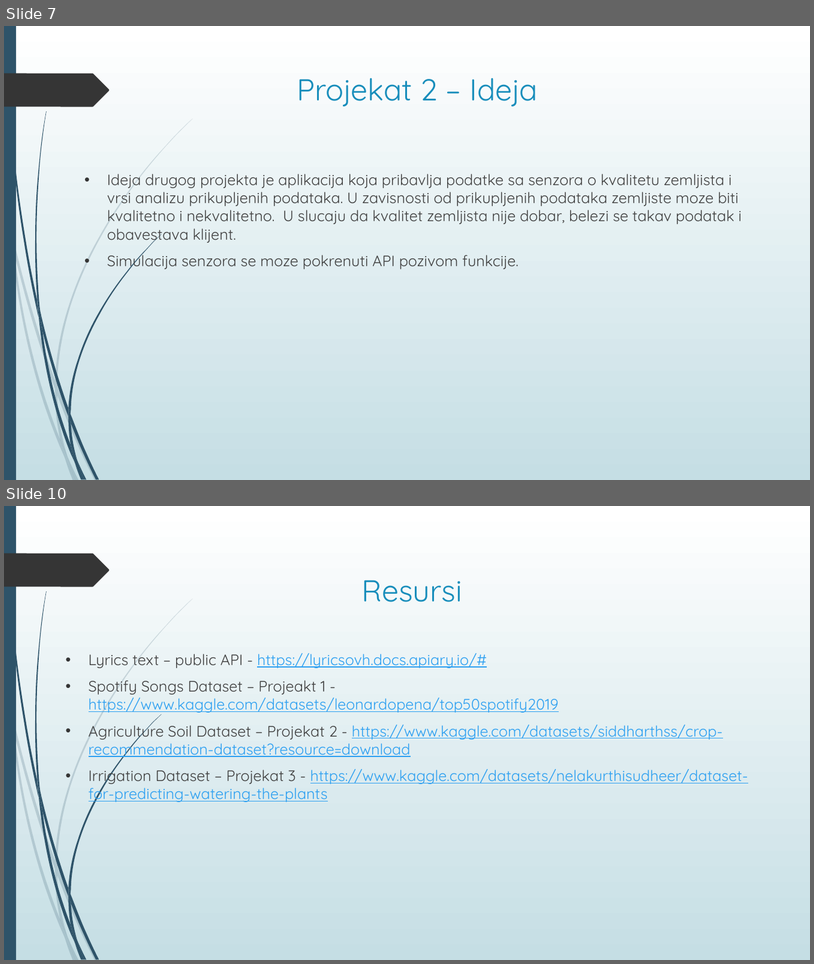
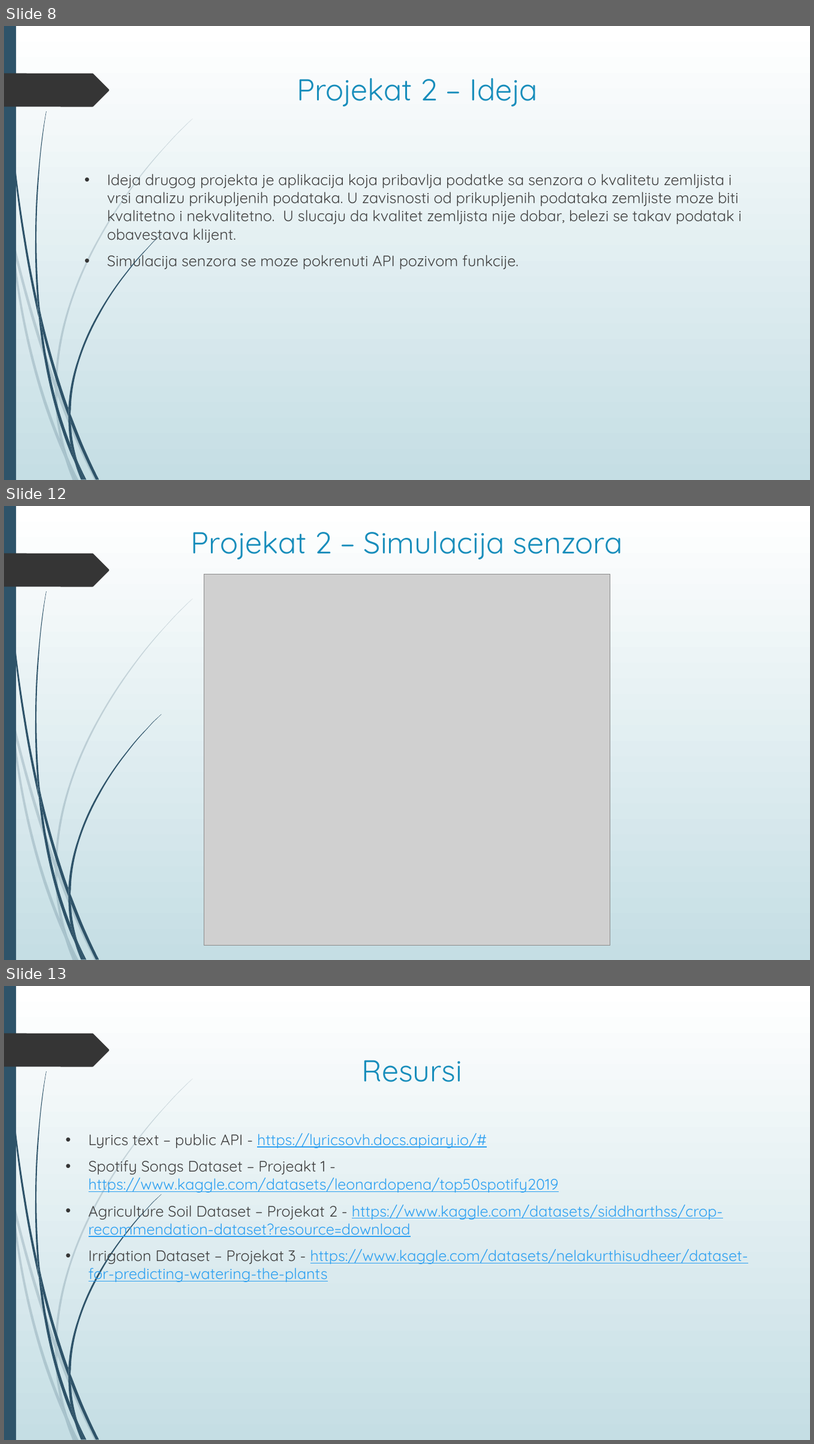
Before and after one commit to TeaMitic/SOA, a slide deck: Prezentacija projekata/Servisno-orijentisane arhitekture – Projekti.pptx. Shown one above the other, each under a label of ours: slides 7 and 10 before the commit, slides 8, 12 and 13 after it; the slides between them are not shown. The pictures are 814x964 and 814x1444 pixels, drawn with LibreOffice and Linux fonts; fonts in the diff are those of the drawing; grey boxes stand for pictures. Boxes give left, top, right and bottom in pixels: in the first picture for what was removed or moved away, otherwise in the second. Text is boxed around its words. In the diff, an @@ line names an element or a change of style, - is before the commit and + after.

```diff
--- a/Prezentacija projekata/Servisno-orijentisane arhitekture – Projekti.pptx
+++ b/Prezentacija projekata/Servisno-orijentisane arhitekture – Projekti.pptx
@@ slide 12 added at (4, 506, 810, 960), background gradient #FFFFFF to #C5DEE5; not listed: 24 template elements that a slide beside it also shows @@
@@ title added at (191, 531, 623, 559), 36 pt, text #178DBB @@
+Projekat 2 – Simulacija senzora
@@ picture added at (204, 574, 610, 945) @@
@@ what was slide 7 is now slide 8 @@
@@ what was slide 10 is now slide 13 @@
```
Also in this commit, not shown: 5 slides changed, 3 other slides added, 1 slide removed, 14 other files.
